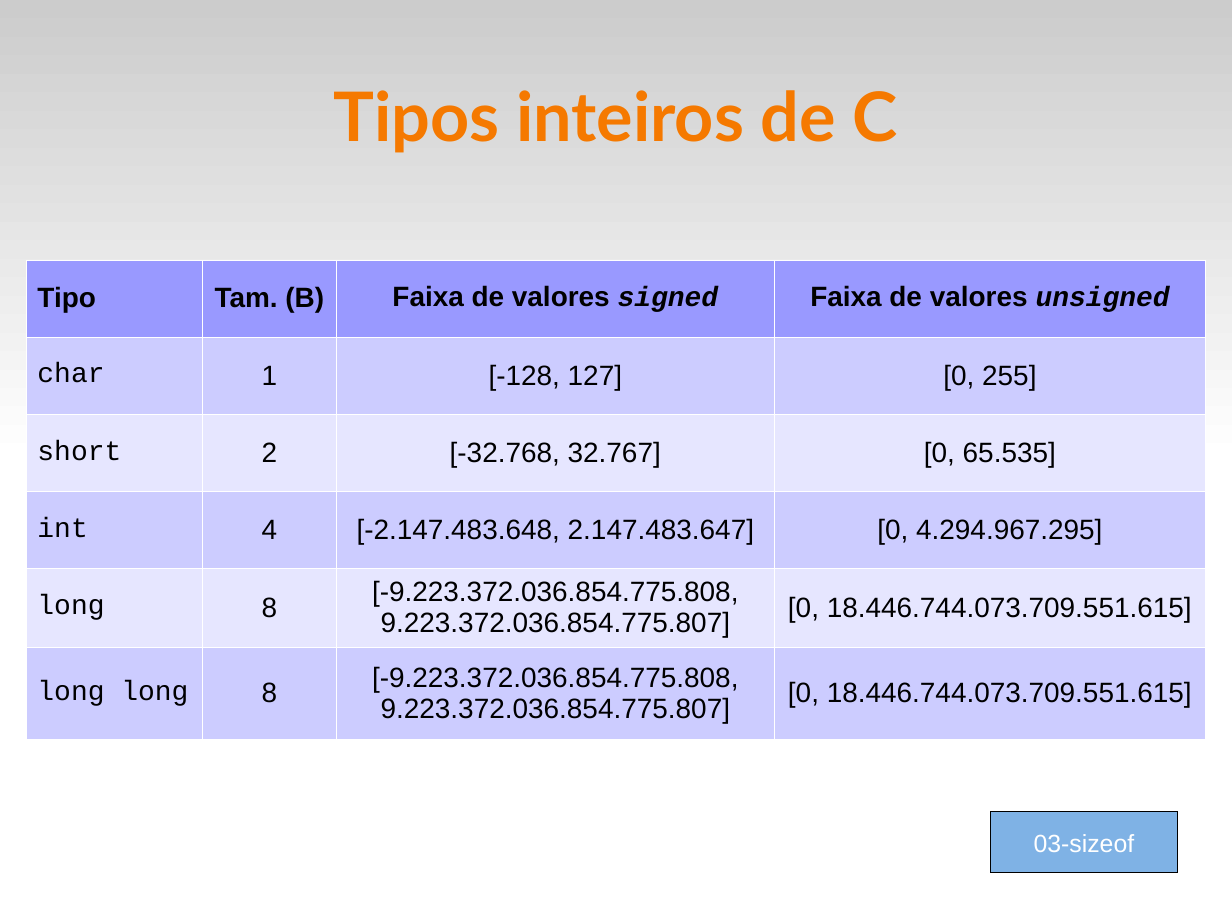
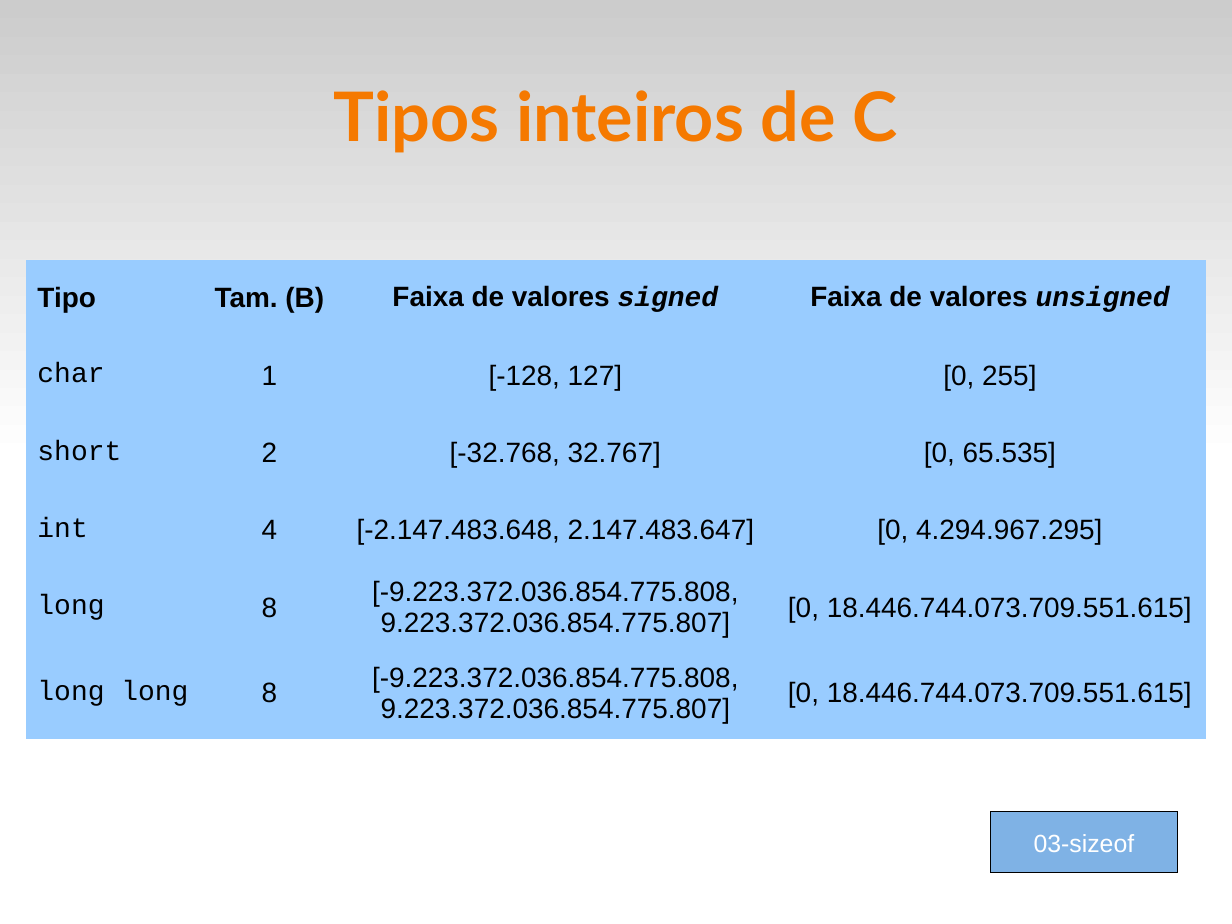
Before and after one commit to fsantanna-uerj/LP1, a slide deck: slide 8 of Slides/lp1-03-tipos.odp. Drawn at 1232x924 pixels with LibreOffice and Linux fonts; fonts in the diff are those of the drawing. Boxes give left, top, right and bottom in pixels: in the first picture for what was removed or moved away, otherwise in the second. Text is boxed around its words. In the diff, an @@ line names an element or a change of style, - is before the commit and + after.

```diff
--- a/Slides/lp1-03-tipos.odp
+++ b/Slides/lp1-03-tipos.odp
@@ table at (27, 259, 1206, 738) @@
@@ fill #9999FF to #99CCFF in row 1 @@
@@ fill #CCCCFF to #99CCFF in 12 cells @@
@@ fill #E6E6FF to #99CCFF in 8 cells @@
@@ borders changed @@
```
Also in this commit, not shown: 1 slide added, 4 other files.
